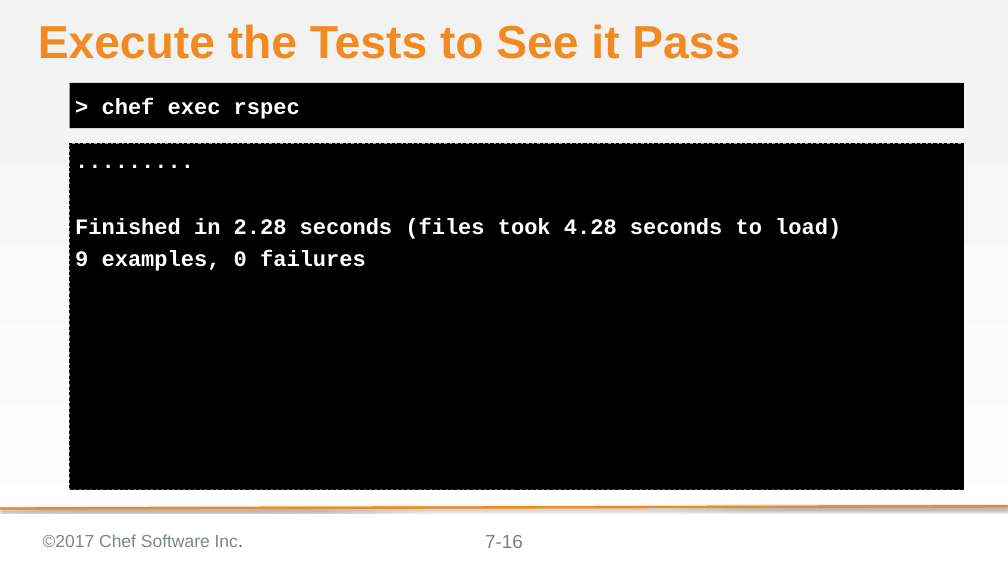
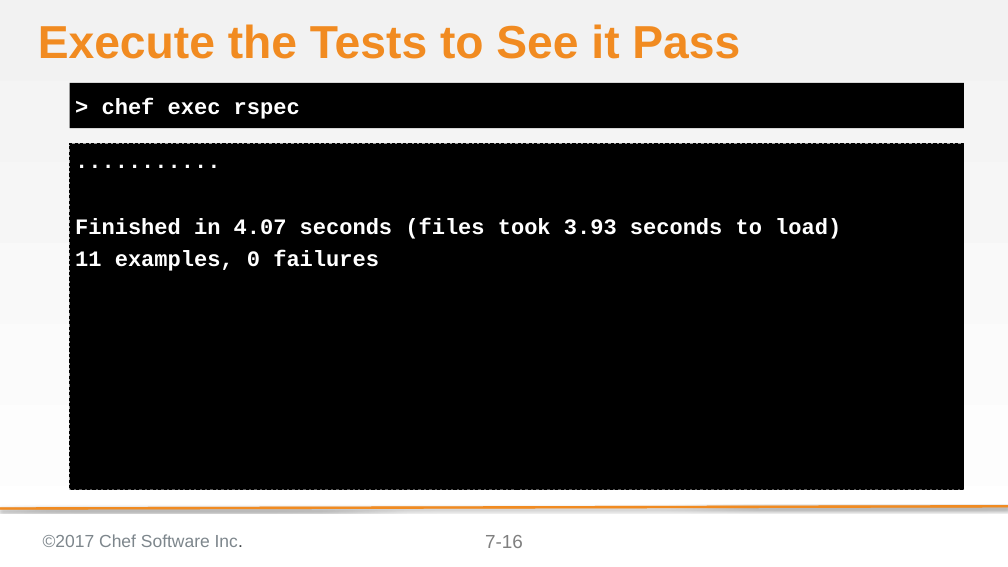
Before and after one commit to ericheiser/chef-intermediate, a slide deck: slide 16 of 07-refactoring_to_attributes.pptx. Drawn at 1008x567 pixels with LibreOffice and Linux fonts; fonts in the diff are those of the drawing; background and template pictures are left out. Boxes give left, top, right and bottom in pixels: in the first picture for what was removed or moved away, otherwise in the second. Text is boxed around its words. In the diff, an @@ line names an element or a change of style, - is before the commit and + after.

```diff
--- a/07-refactoring_to_attributes.pptx
+++ b/07-refactoring_to_attributes.pptx
@@ text at (75, 218, 841, 271): text changed @@
-.........
-Finished in 2.28 seconds (files took 4.28 seconds to load)
-9 examples, 0 failures
+...........
+Finished in 4.07 seconds (files took 3.93 seconds to load)
+11 examples, 0 failures
```
Also in this commit, not shown: 5 other slides changed, 4 slides added, 2 other files.
